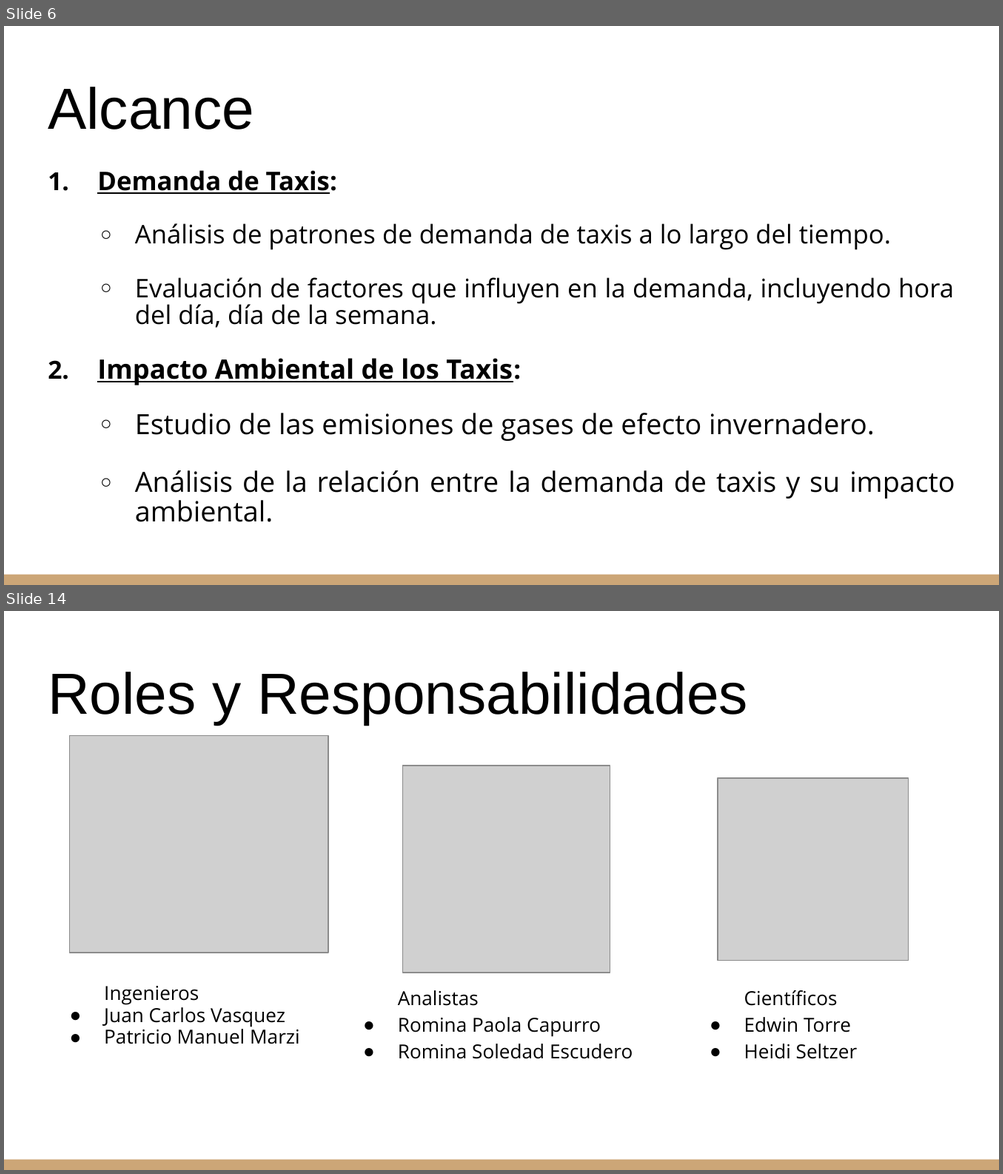
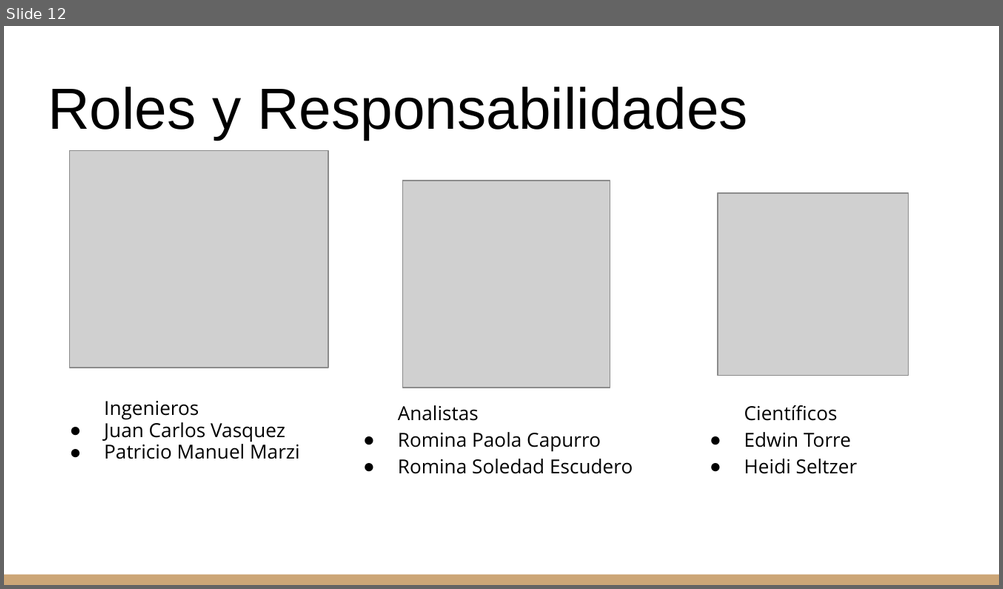
Before and after one commit to Chinaskidev/Dataminds-Consulting, a slide deck: Documentacion/Sprint_1/Demo_Sprint_1.pptx. Shown one above the other, each under a label of ours: slides 6 and 14 before the commit, slide 12 after it; the slides between them are not shown. The pictures are 1003x1174 and 1003x589 pixels, drawn with LibreOffice and Linux fonts; fonts in the diff are those of the drawing; grey boxes stand for pictures. Boxes give left, top, right and bottom in pixels: in the first picture for what was removed or moved away, otherwise in the second. Text is boxed around its words. In the diff, an @@ line names an element or a change of style, - is before the commit and + after.

```diff
--- a/Documentacion/Sprint_1/Demo_Sprint_1.pptx
+++ b/Documentacion/Sprint_1/Demo_Sprint_1.pptx
@@ slide 6 removed at box(4, 26, 999, 585), background #FFFFFF; not listed: 1 template element that a slide beside it also shows @@
@@ title removed at box(48, 87, 254, 130) @@
-Alcance
@@ text removed at box(97, 170, 955, 523) @@
-1. Demanda de Taxis:
-  ○ Análisis de patrones de demanda de taxis a lo largo del tiempo.
-  ○ Evaluación de factores que influyen en la demanda, incluyendo hora del día, día de la semana.
-2. Impacto Ambiental de los Taxis:
-  ○ Estudio de las emisiones de gases de efecto invernadero.
-  ○ Análisis de la relación entre la demanda de taxis y su impacto ambiental.
@@ what was slide 14 is now slide 12 @@
```
Also in this commit, not shown: 9 slides changed, 2 slides added, 4 other slides removed, 2 other files.
